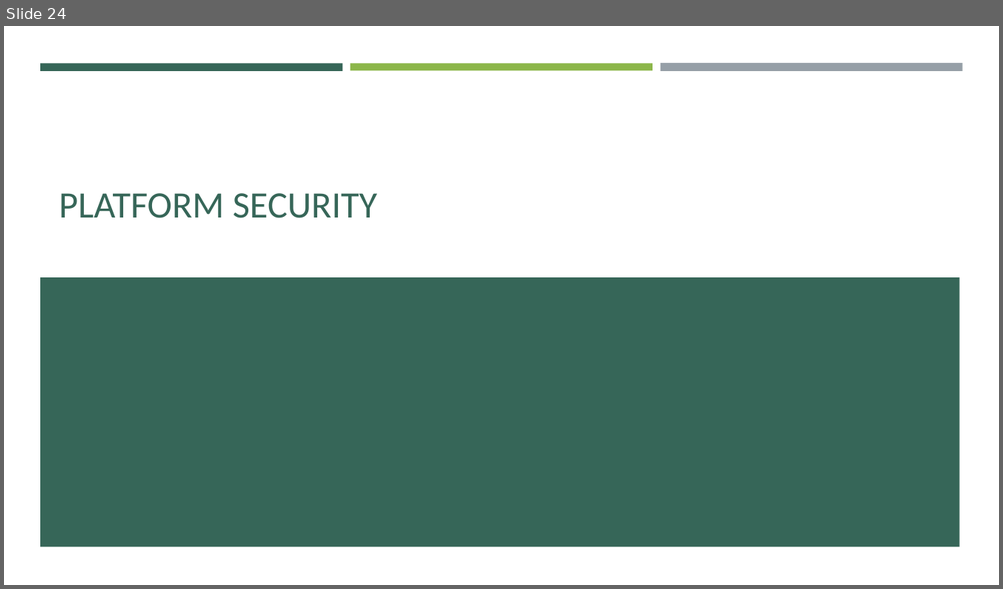
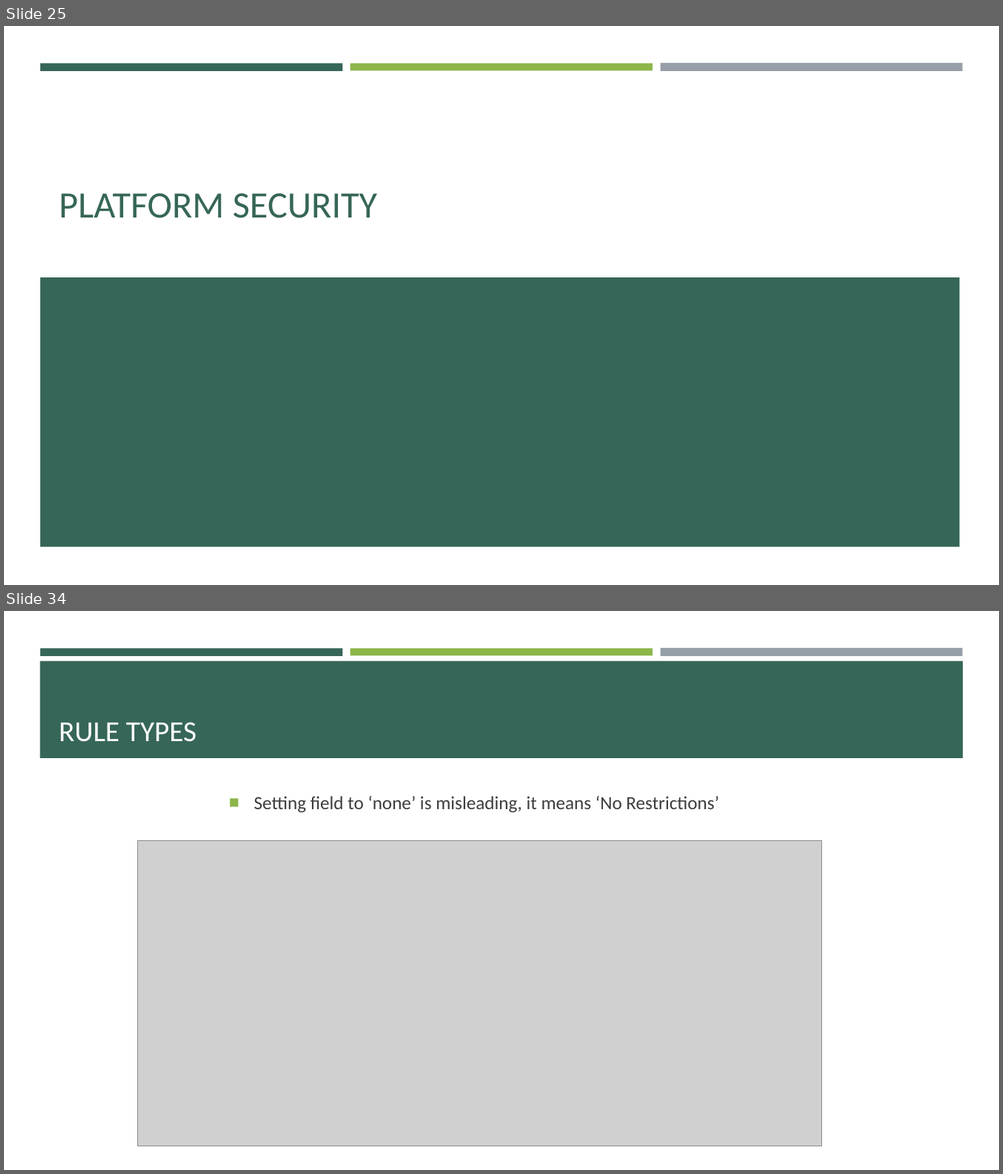
Before and after one commit to e-m-wilson/SNOW, a slide deck: Week_4/Database_Management_&_Platform_Security.pptx. Shown one above the other, each under a label of ours: slide 24 before the commit, slides 25 and 34 after it; the slides between them are not shown. The pictures are 1003x589 and 1003x1174 pixels, drawn with LibreOffice and Linux fonts; fonts in the diff are those of the drawing; grey boxes stand for pictures. Boxes give left, top, right and bottom in pixels: in the first picture for what was removed or moved away, otherwise in the second. Text is boxed around its words. In the diff, an @@ line names an element or a change of style, - is before the commit and + after.

```diff
--- a/Week_4/Database_Management_&_Platform_Security.pptx
+++ b/Week_4/Database_Management_&_Platform_Security.pptx
@@ slide 34 added at (4,611,999,1170), background #FFFFFF; not listed: 3 template elements that a slide beside it also shows @@
@@ rectangle added at (40,661,963,758), fill #366658 @@
@@ title added at (59,722,196,742), 28 pt, text #FFFFFF @@
+RULE TYPES
@@ text added at (254,796,719,813), 18 pt, text #3D3D3D @@
+■ Setting field to ‘none’ is misleading, it means ‘No Restrictions’
@@ picture added at (137,841,821,1147) @@
@@ what was slide 24 is now slide 25 @@
```
Also in this commit, not shown: 4 slides changed, 13 other slides added, 4 other files.
